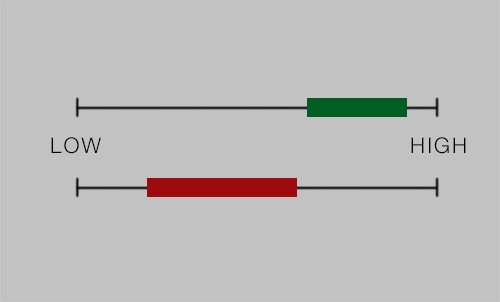
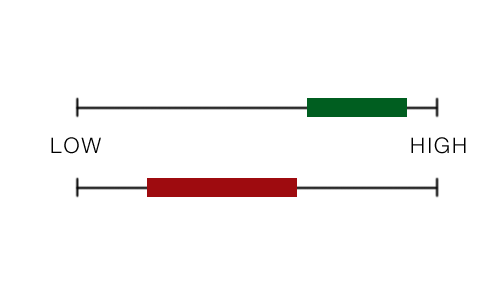
The second 500×302 image is a revision of the first. Changes to its layers:
hid "Layer 1" over [0, 0, 500, 302]
